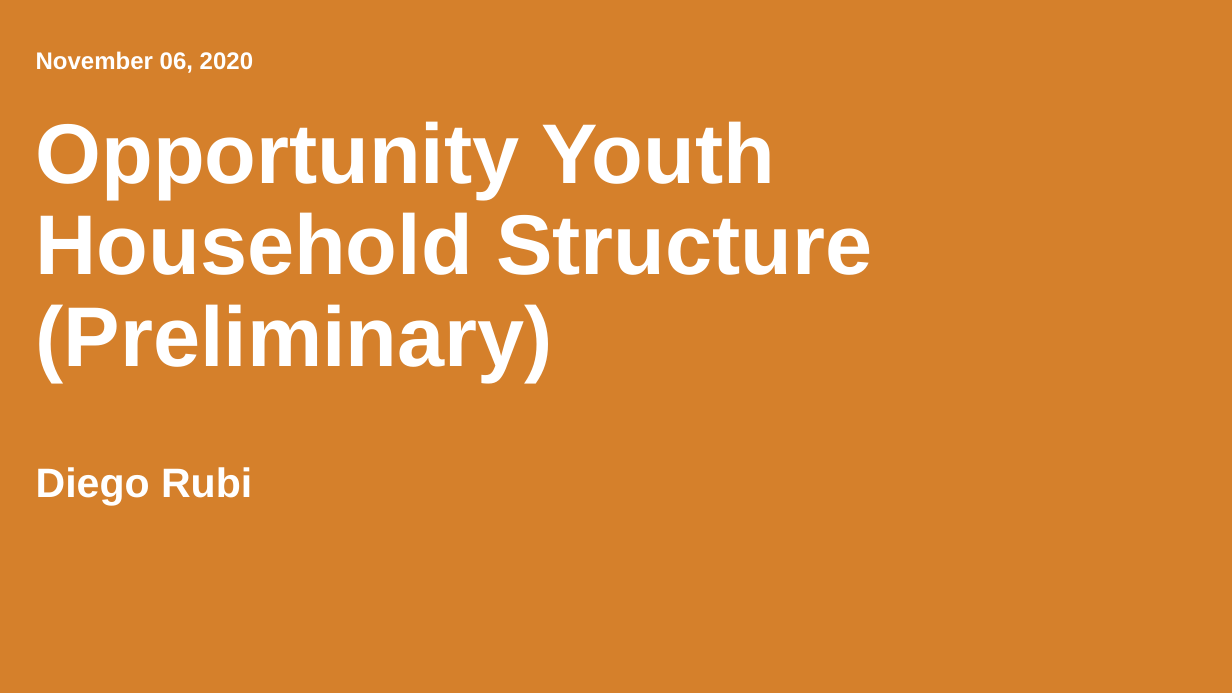
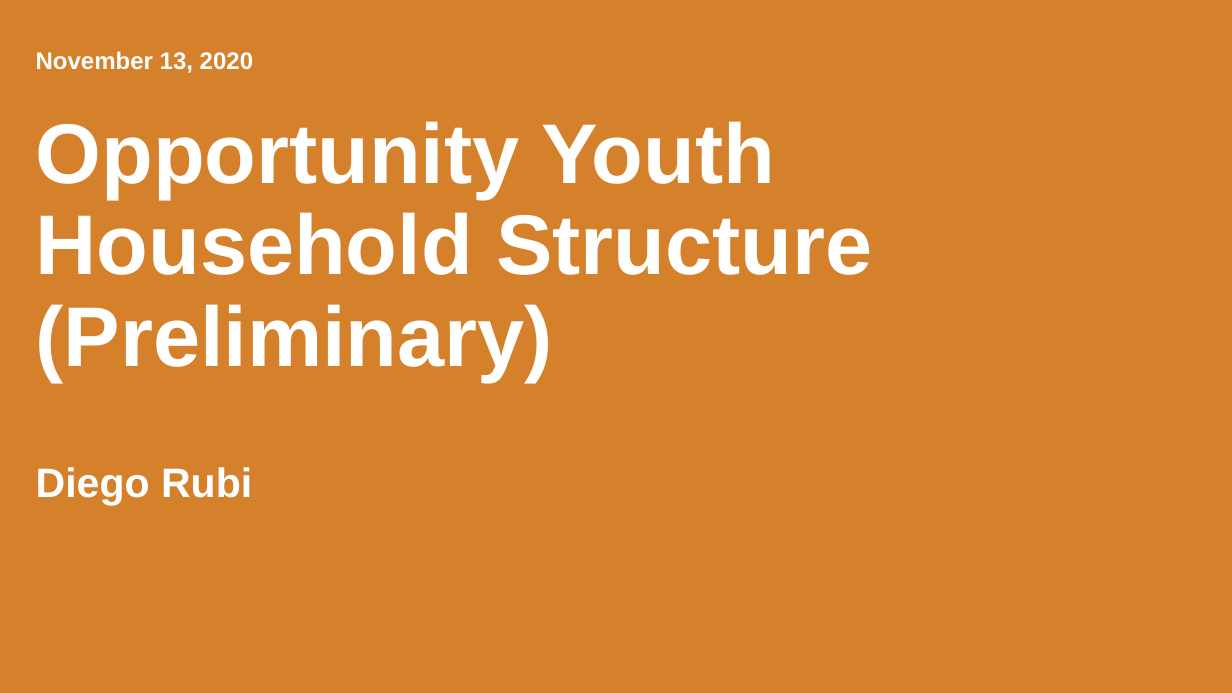
Before and after one commit to ucdiegorubi/oy_census_analysis, a slide deck: slide 1 of create_powerpoint/household_structure_estimates.pptx. Drawn at 1232x693 pixels with LibreOffice and Linux fonts; fonts in the diff are those of the drawing; background and template pictures are left out. Boxes give left, top, right and bottom in pixels: in the first picture for what was removed or moved away, otherwise in the second. Text is boxed around its words. In the diff, an @@ line names an element or a change of style, - is before the commit and + after.

```diff
--- a/create_powerpoint/household_structure_estimates.pptx
+++ b/create_powerpoint/household_structure_estimates.pptx
@@ text at (36,51,253,73): text changed @@
-November 06, 2020
+November 13, 2020
```
Also in this commit, not shown: 3 other slides changed, 5 slides added, 5 slides removed, 10 other files.
